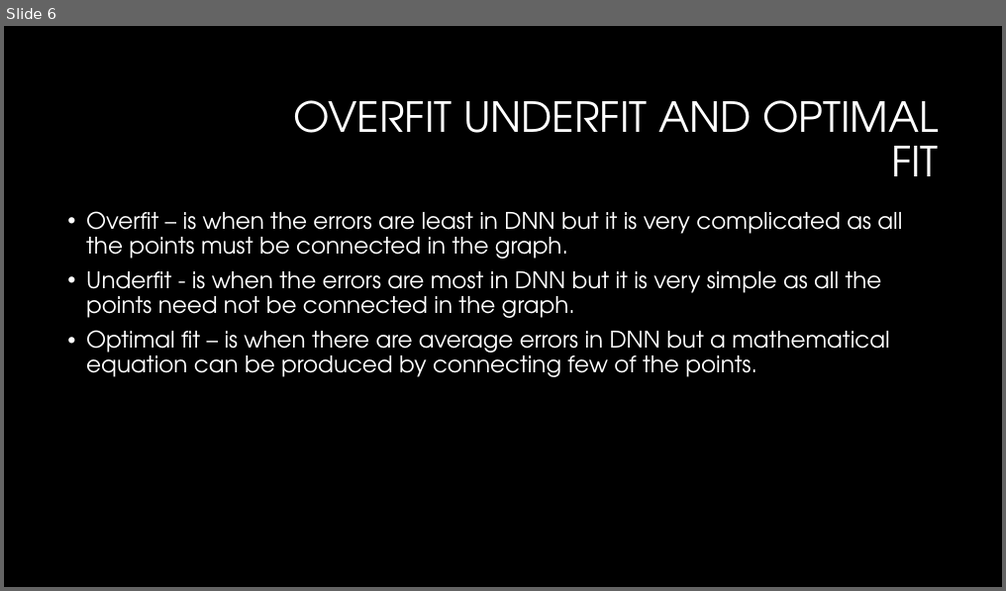
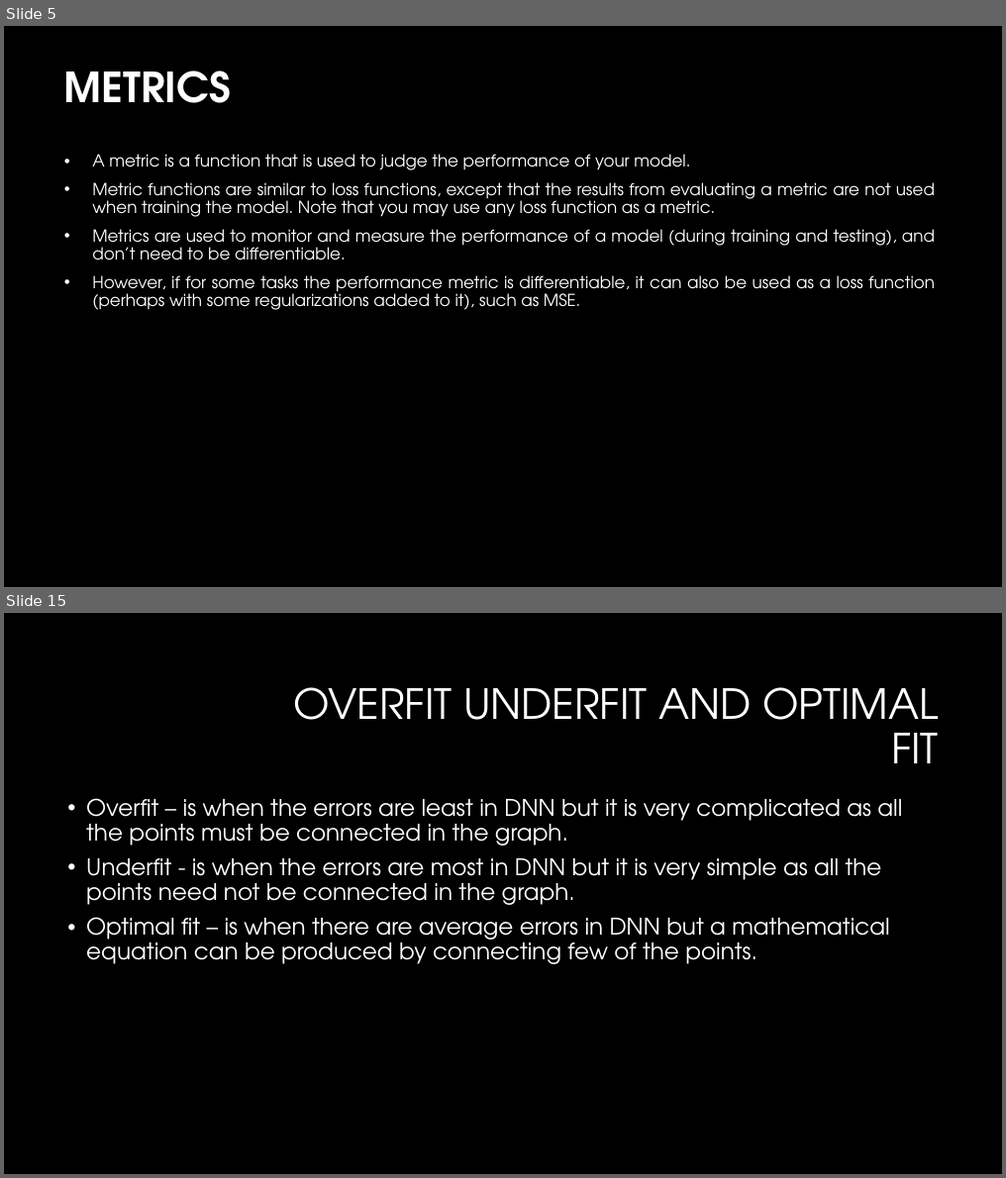
Before and after one commit to ENG19CS0006-Abhay/Deep-learning-DNN-, a slide deck: ENG19CS006(Abhay V R)(DL assignment 2).pptx. Shown one above the other, each under a label of ours: slide 6 before the commit, slides 5 and 15 after it; the slides between them are not shown. The pictures are 1006x591 and 1006x1178 pixels, drawn with LibreOffice and Linux fonts; fonts in the diff are those of the drawing; background and template pictures are left out. Boxes give left, top, right and bottom in pixels: in the first picture for what was removed or moved away, otherwise in the second. Text is boxed around its words. In the diff, an @@ line names an element or a change of style, - is before the commit and + after.

```diff
--- a/ENG19CS006(Abhay V R)(DL assignment 2).pptx
+++ b/ENG19CS006(Abhay V R)(DL assignment 2).pptx
@@ slide 5 added at (4, 26, 1002, 587), background #000000 @@
@@ title added at (64, 71, 231, 103), 40 pt, text #FFFFFF, bold @@
+METRICS
@@ text added at (92, 154, 935, 310), 16 pt, text #FFFFFF @@
+• A metric is a function that is used to judge the performance of your model.
+• Metric functions are similar to loss functions, except that the results from evaluating a metric are not used when training the model. Note that you may use any loss function as a metric.
+• Metrics are used to monitor and measure the performance of a model (during training and testing), and don’t need to be differentiable.
+• However, if for some tasks the performance metric is differentiable, it can also be used as a loss function (perhaps with some regularizations added to it), such as MSE.
@@ what was slide 6 is now slide 15 @@
```
Also in this commit, not shown: 9 other slides added, 1 slide removed.
